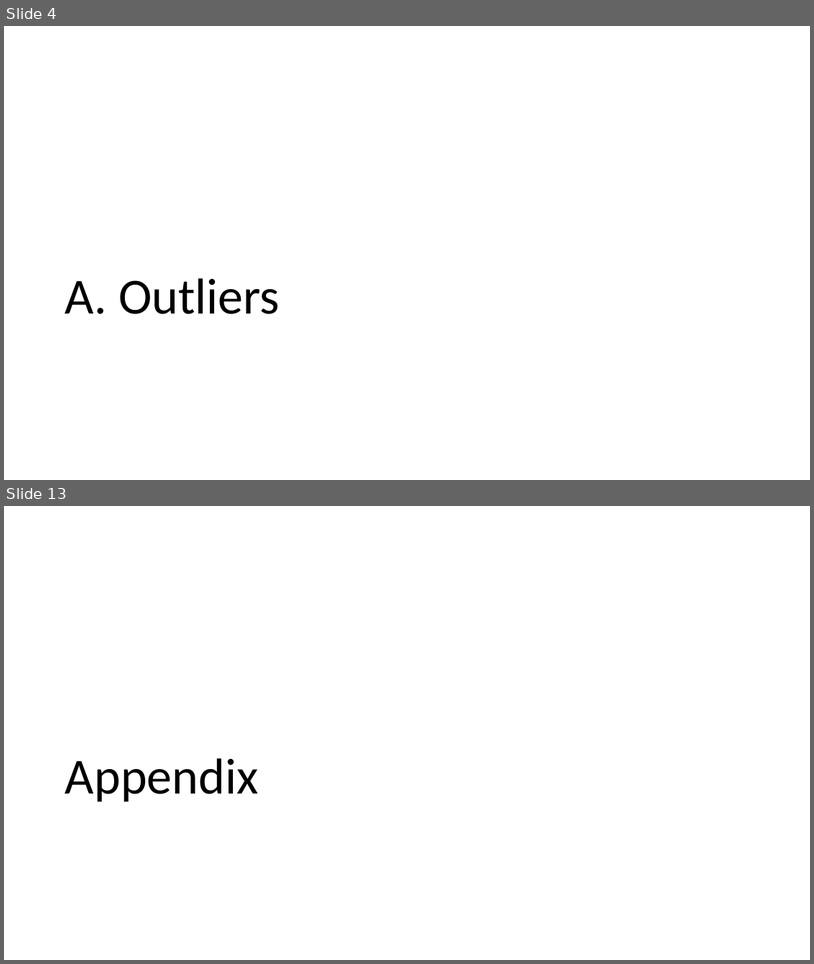
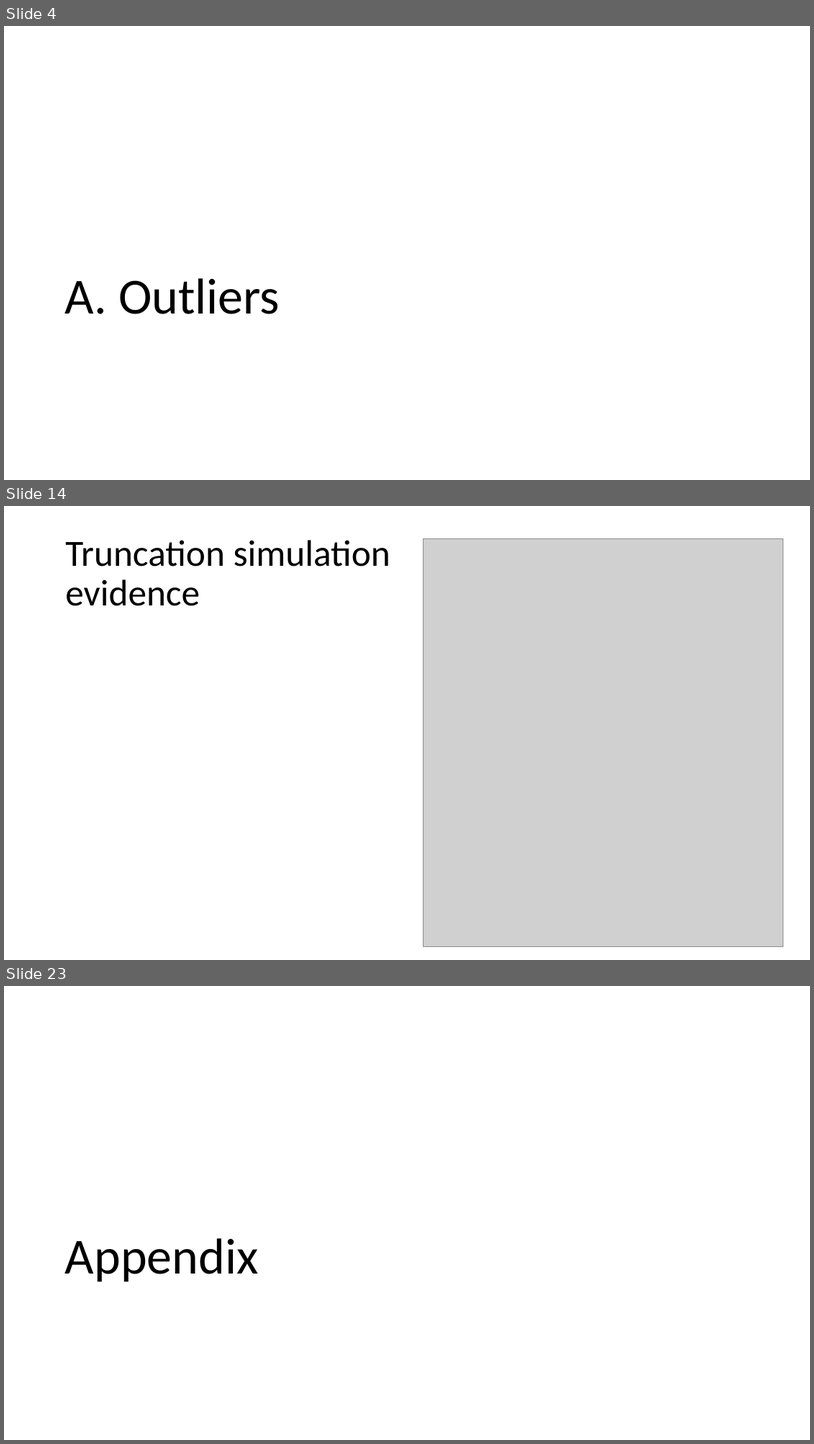
Before and after one commit to shoepaladin/causalinference_crashcourse, a slide deck: Powerpoints/4 Best Practices.pptx. Shown one above the other, each under a label of ours: slides 4 and 13 before the commit, slides 4, 14 and 23 after it; the slides between them are not shown. The pictures are 814x964 and 814x1444 pixels, drawn with LibreOffice and Linux fonts; fonts in the diff are those of the drawing; grey boxes stand for pictures. Boxes give left, top, right and bottom in pixels: in the first picture for what was removed or moved away, otherwise in the second. Text is boxed around its words. In the diff, an @@ line names an element or a change of style, - is before the commit and + after.

```diff
--- a/Powerpoints/4 Best Practices.pptx
+++ b/Powerpoints/4 Best Practices.pptx
@@ slide 14 added at [4, 506, 810, 960], background #FFFFFF @@
@@ title added at [65, 540, 391, 606], 44 pt, text #000000 @@
+Truncation simulation evidence
@@ picture added at [423, 538, 784, 946] @@
@@ what was slide 13 is now slide 23 @@
```
Also in this commit, not shown: 4 slides changed, 9 other slides added, 6 other files.
